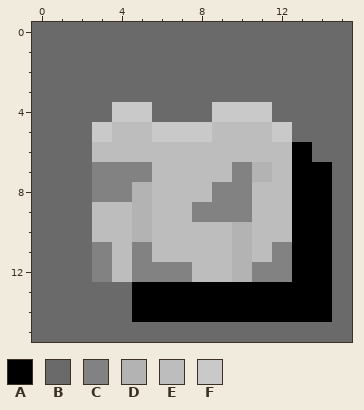
Two states of a pixel-art file, Assets/Art/UI/Icons/Item Icons/Equipment/Chest/Tattered Shirt Icon.aseprite. Above is the file before it was changed.
16x16 pixels, 1 frame.
Palette (. is transparent): A #000000  B #6a6a6a  C #828282  D #b3b3b3  E #bdbdbd  F #c9c9c9
Pixels before, first column x 0:
 0 BBBBBBBBBBBBBBBB
 1 BBBBBBBBBBBBBBBB
 2 BBBBBBBBBBBBBBBB
 3 BBBBBBBBBBBBBBBB
 4 BBBBFFBBBFFFBBBB
 5 BBBFEEFFFEEEFBBB
 6 BBBEEEEEEEEEEABB
 7 BBBCCCEEEECDEAAB
 8 BBBCCDEEECCEEAAB
 9 BBBEEDEECCCEEAAB
10 BBBEEDEEEEDEEAAB
11 BBBCECEEEEDECAAB
12 BBBCECCCEEDCCAAB
13 BBBBBAAAAAAAAAAB
14 BBBBBAAAAAAAAAAB
15 BBBBBBBBBBBBBBBB
The result:
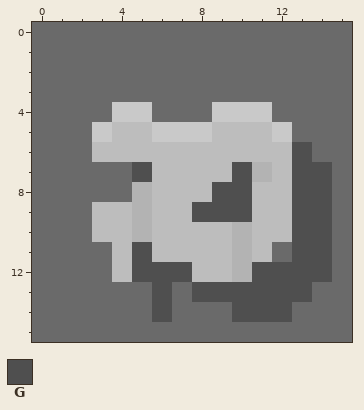
Colours new in this view: G #4f4f4f
Commit: Updated All Item Icons Adjusted Shadow Color
Change:
layer "Shadow" added
Layers "Shadow", "Background":
Colour A becomes colour B in row 13 at x 5, 7 and 14; in row 14 at x 5, 7 to 9 and 13 to 14.
Colour C becomes colour B in rows 7 to 8 at x 3 to 4; in row 11 at x 3 and 12; in row 12 at x 3.
Colour A becomes colour G in row 6 at x 13; in rows 7 to 12 at x 13 to 14; in row 13 at x 6 and 8 to 13; in row 14 at x 6 and 10 to 12.
Colour C becomes colour G in row 7 at x 5 and 10; in row 8 at x 9 to 10; in row 9 at x 8 to 10; in row 11 at x 5; in row 12 at x 5 to 7 and 11 to 12.
Where, in picture pixels (left, top, right, bottom), the same in both pictures:
changed: (92, 142, 332, 322)
